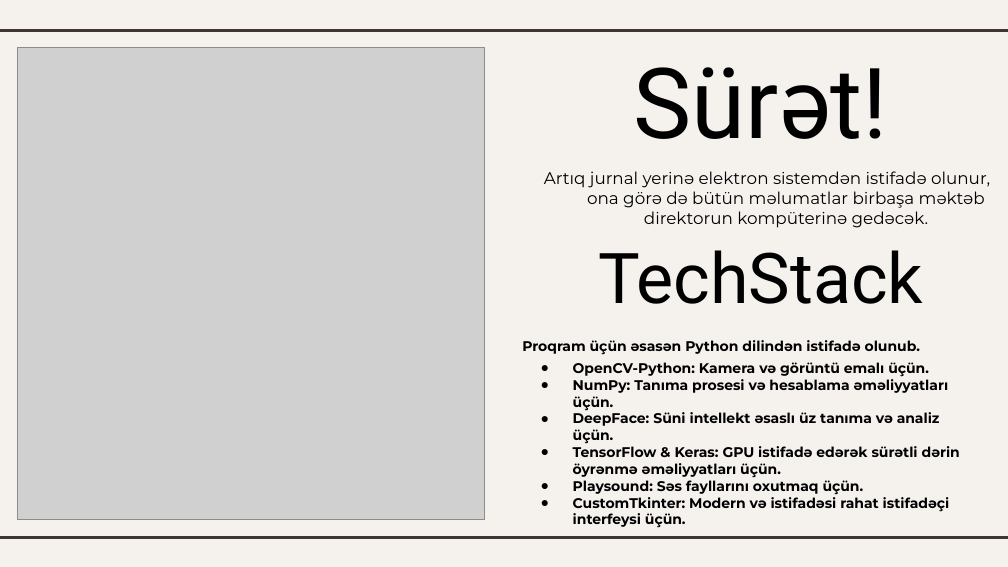
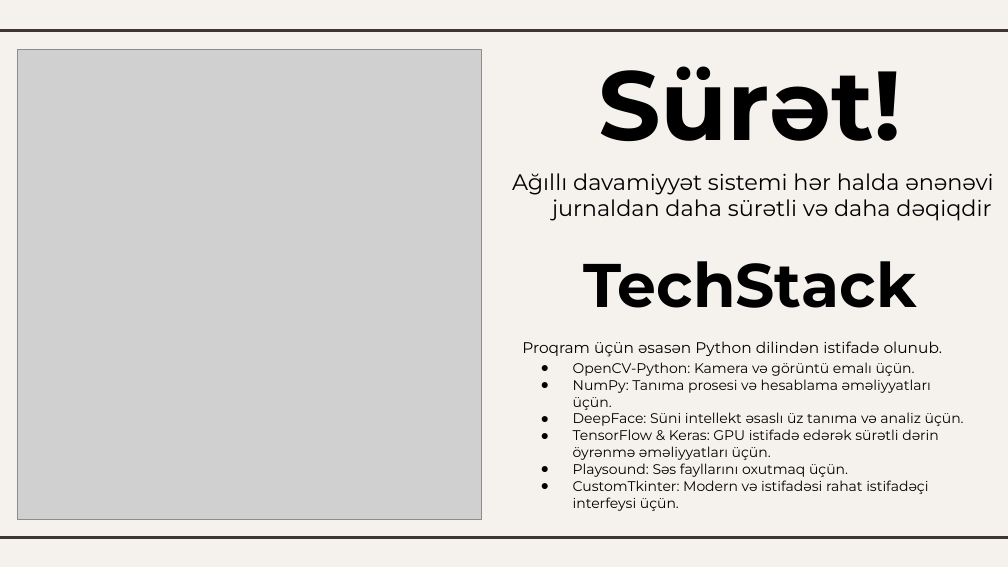
Before and after one commit to DarkinLordz/SmartAttendance, a slide deck: slide 5 of docs/SmartAttendance.pptx. Drawn at 1008x567 pixels with LibreOffice and Linux fonts; fonts in the diff are those of the drawing; grey boxes stand for pictures. Boxes give left, top, right and bottom in pixels: in the first picture for what was removed or moved away, otherwise in the second. Text is boxed around its words. In the diff, an @@ line names an element or a change of style, - is before the commit and + after.

Commit message:
Updated pptx and gui.pyw

```diff
--- a/docs/SmartAttendance.pptx
+++ b/docs/SmartAttendance.pptx
@@ title "Sürət!": place and size @@
-title "Sürət!" at <box>634,67,888,139</box>
+title "Sürət!" at <box>598,66,902,141</box>
@@ title "Sürət!" at <box>598,66,902,141</box>: font Roboto to Montserrat, bold on @@
@@ subtitle at <box>512,173,993,221</box>: text changed; size 12 to 16 pt @@
-Artıq jurnal yerinə elektron sistemdən istifadə olunur, ona görə də bütün məlumatlar birbaşa məktəb direktorun kompüterinə gedəcək.
+Ağıllı davamiyyət sistemi hər halda ənənəvi jurnaldan daha sürətli və daha dəqiqdir
@@ text "TechStack": place and size @@
-text "TechStack" at <box>598,250,923,304</box>
+text "TechStack" at <box>583,261,917,308</box>
@@ text "TechStack" at <box>583,261,917,308</box>: size 50 to 44 pt, font Roboto to Montserrat, bold on @@
@@ text "Proqram üçün əsasən Python dilindən ..." at <box>522,341,943,357</box>: size 10 to 11 pt, bold off @@
@@ text "OpenCV-Python: Kamera və görüntü emalı ..." at <box>573,362,964,511</box>: bold off @@
```
Also in this commit, not shown: 6 other slides changed, 1 other file.
